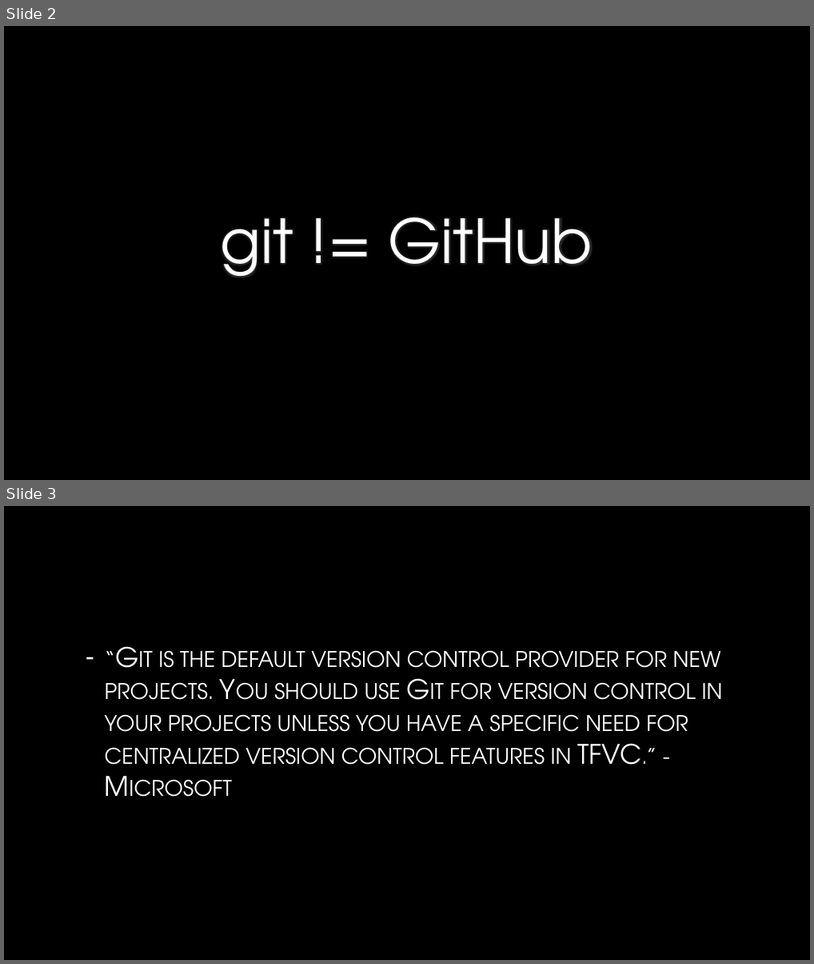
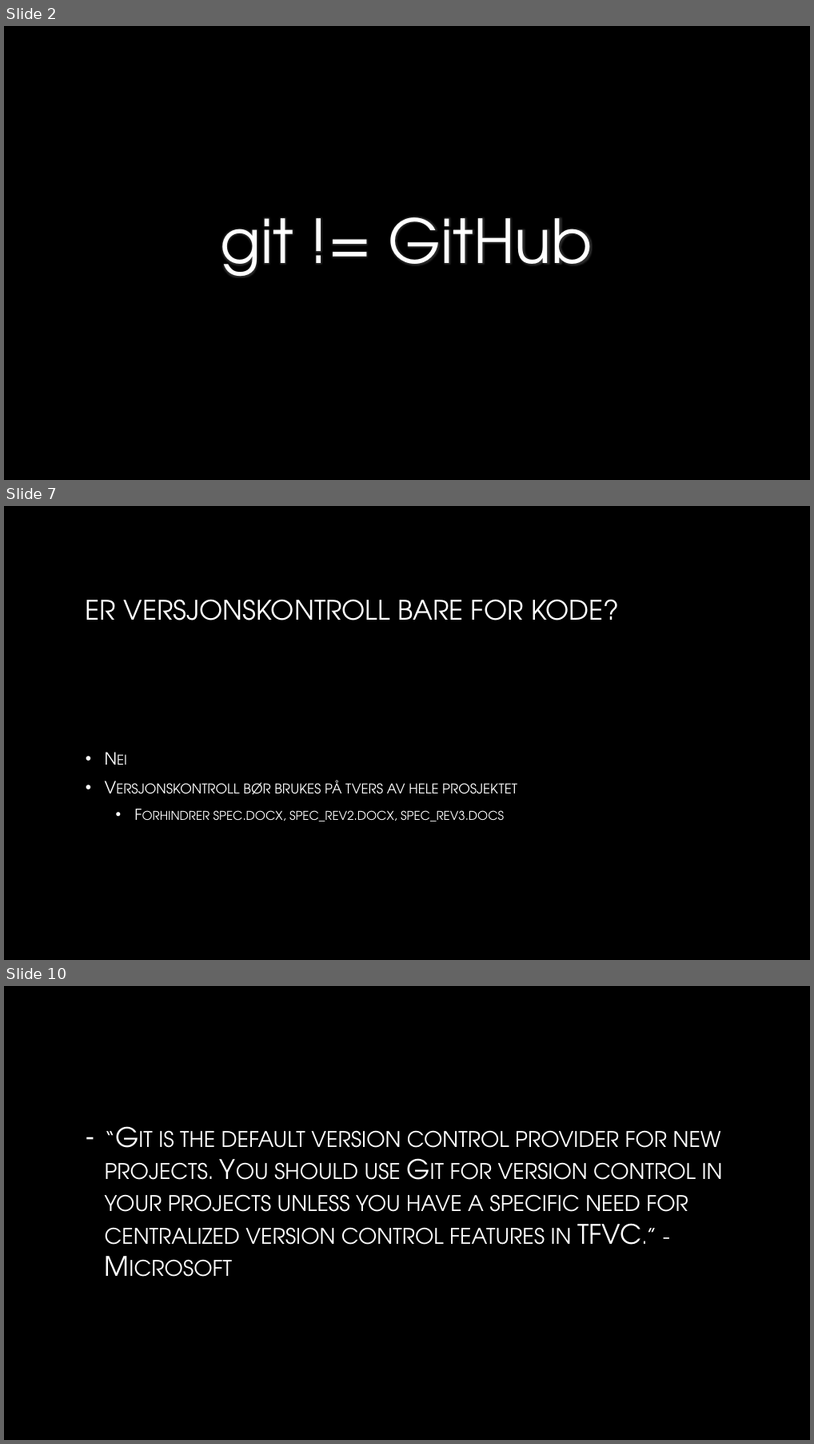
Before and after one commit to hagronnestad/gitvstfs, a slide deck: GIT vs TFS.pptx. Shown one above the other, each under a label of ours: slides 2 and 3 before the commit, slides 2, 7 and 10 after it; the slides between them are not shown. The pictures are 814x964 and 814x1444 pixels, drawn with LibreOffice and Linux fonts; fonts in the diff are those of the drawing; background and template pictures are left out. Boxes give left, top, right and bottom in pixels: in the first picture for what was removed or moved away, otherwise in the second. Text is boxed around its words. In the diff, an @@ line names an element or a change of style, - is before the commit and + after.

```diff
--- a/GIT vs TFS.pptx
+++ b/GIT vs TFS.pptx
@@ slide 7 added at (x1=4, y1=506, x2=810, y2=960), background picture (left out) @@
@@ title added at (x1=86, y1=599, x2=620, y2=620), 32 pt, text gradient #FFFFFF to #A6A6A6 @@
+ER VERSJONSKONTROLL BARE FOR KODE?
@@ text added at (x1=214, y1=780, x2=518, y2=821), 20 pt, text gradient #FFFFFF to #BFBFBF, small capitals @@
+• Nei
+• Versjonskontroll bør brukes på tvers av hele prosjektet
+  • Forhindrer spec.docx, spec_rev2.docx, spec_rev3.docs
@@ what was slide 3 is now slide 10 @@
```
Also in this commit, not shown: 1 slide changed, 6 other slides added.
